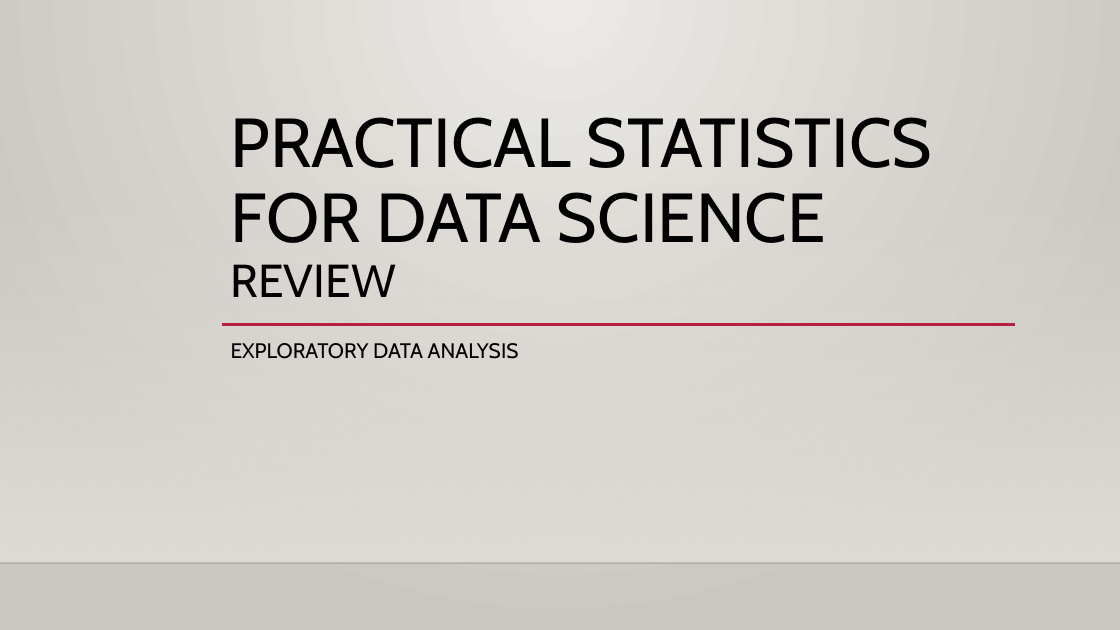
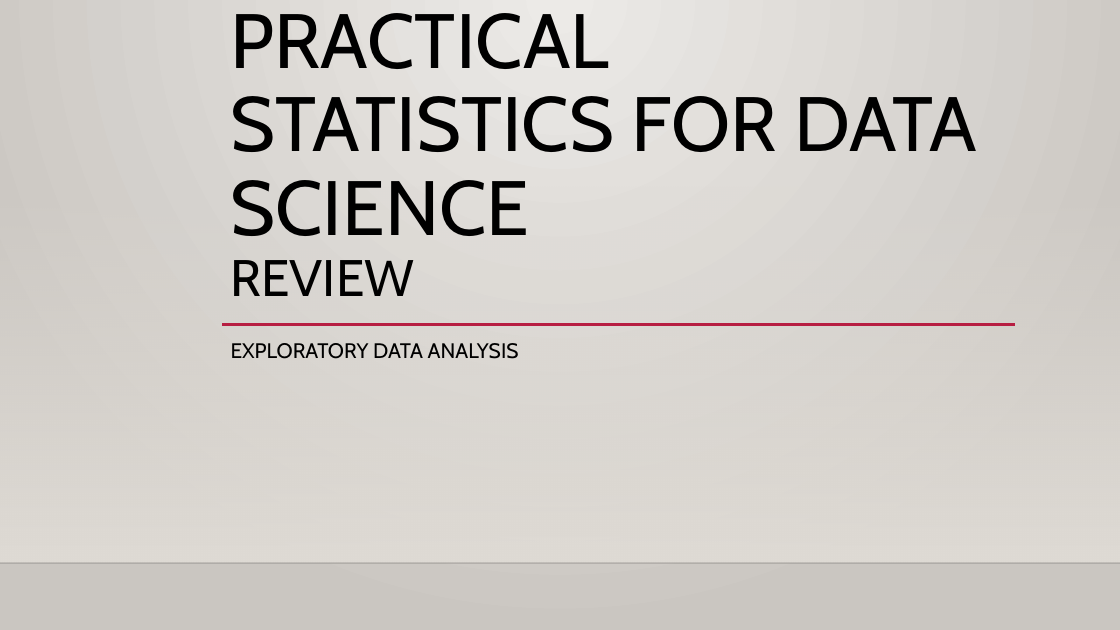
Before and after one commit to AdolfoCastilloC/StatisticsForDS, a slide deck: slide 1 of ppt/Practical Statistics for Data science_Chapter3.pptx. Drawn at 1120x630 pixels with LibreOffice and Linux fonts; fonts in the diff are those of the drawing; background and template pictures are left out. Boxes give left, top, right and bottom in pixels: in the first picture for what was removed or moved away, otherwise in the second. Text is boxed around its words. In the diff, an @@ line names an element or a change of style, - is before the commit and + after.

```diff
--- a/ppt/Practical Statistics for Data science_Chapter3.pptx
+++ b/ppt/Practical Statistics for Data science_Chapter3.pptx
@@ title "PRACTICAL STATISTICS FOR DATA SCIENCE ..." at (x1=231, y1=13, x2=977, y2=296): size 59.4 to 66 pt in "PRACTICAL STATISTICS FOR DATA SCIENCE"; size 39.6 to 44 pt in "REVIEW" @@
```
Also in this commit, not shown: 5 other slides changed.
